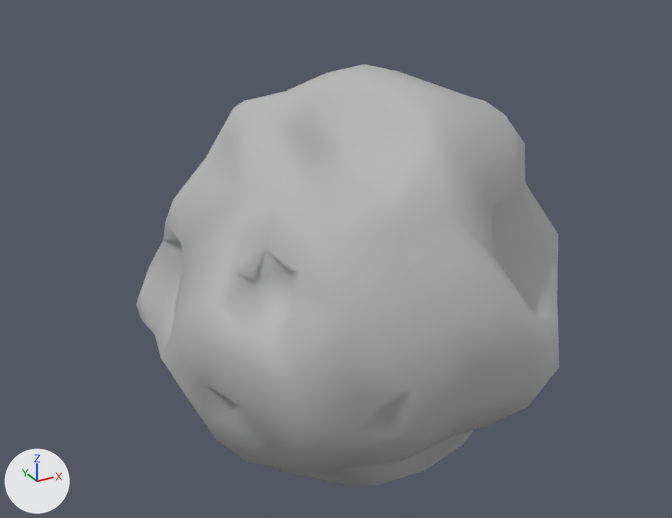
Before and after pictures for a commit that changed the glTF model hotham-asteroid/assets/asteroid.gltf.
The view is the same before and after, from a 50 mm lens placed at (-4.11, -7.11, 3.84), pointed at (-0.14, 0.11, 0.23). Arrows for +X, +Y and +Z are at lower left; the lights stay in place. Where no turn or scale is listed for an object, it has been applied to the vertices. Vertices at the same position are counted once.

The first picture shows 'Asteroid'.
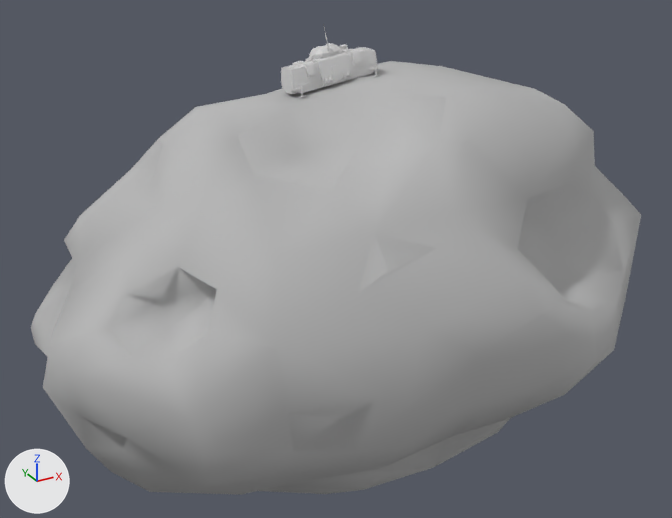
Boxes [x1, y1, x2, y2] around the edits, measured in the pictures (672 x 518 px):
'Asteroid', mesh rescaled (44% wider): before [136, 64, 559, 486]; after [31, 61, 641, 495]
'Refinery', added: after [281, 24, 380, 98]

The change, as a diff of the scene's bpy script:
```diff
--- a/hotham-asteroid/assets/asteroid.gltf.py
+++ b/hotham-asteroid/assets/asteroid.gltf.py
@@ img_structure_v1_nm @@
+img_structure_v1_nm = load_image('Structure_v1_NM', 'asteroid_img3.png', 2048, 2048, 'Non-Color')
@@ mat_structure @@
+mat_structure = bpy.data.materials.new('Structure')
+# uses the picture img_structure_v1_nm
@@ me_asteroid_mob_01_asteroid_01_0 @@
 me_asteroid_mob_01_asteroid_01_0.from_pydata(...)  # 302 vertices, 600 faces; spans x -1.89..2.02, y -2.02..1.98, z -1.93..1.95
 # used by ob_asteroid; location = (0.0, 0.0, 0.0)
+# me_asteroid_mob_01_asteroid_01_0 part 1: the whole mesh is scaled about the mesh origin by (1.58, 1, 1)
 me_asteroid_mob_01_asteroid_01_0.materials.append(mat_asteroid_01)
@@ me_refinery @@
+me_refinery.from_pydata(...)  # 4170 vertices, 7976 faces; spans x -0.427..0.477, y -0.315..0.239, z -0.355..0.293
+me_refinery.materials.append(mat_structure)  # its picture is missing
@@ ob_refinery @@
+ob_refinery = bpy.data.objects.new('Refinery', me_refinery)
+ob_refinery.location = (-0.067, 0.462, 2.141)
```
